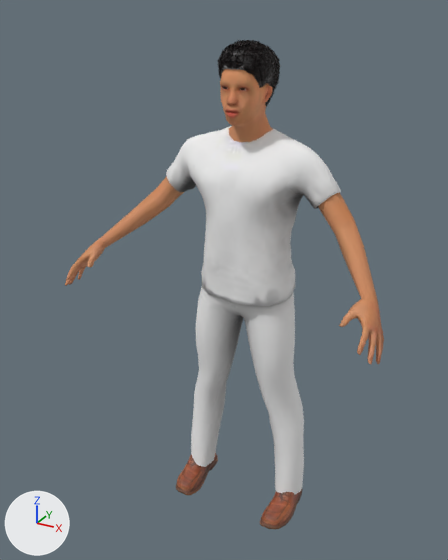
A saved change to the glTF model apps/web/public/sinverse-cricket/athletes/athlete-05-lo.glb.
Both versions are drawn from a 50 mm lens placed at (0.969, -1.971, 1.941), pointed at (-0.044, -0.129, 1.02). Arrows for +X, +Y and +Z are at lower left; the lights stay in place. The first picture is the older version. Vertices at exactly the same position are counted once.

Script lines for the objects in view, before the commit:
```python
ob_athlete_05_afro01 = bpy.data.objects.new('athlete-05.afro01', me_afro01)
ob_athlete_05_afro01.location = (0.0, 0.0, 0.0)
ob_athlete_05_athlete_05_male1591 = bpy.data.objects.new('athlete-05.athlete-05.male1591', me_male1591)
ob_athlete_05_athlete_05_male1591.location = (0.0, 0.0, 0.0)
ob_athlete_05_male_casualsuit06 = bpy.data.objects.new('athlete-05.male_casualsuit06', me_male_casualsuit06)
ob_athlete_05_male_casualsuit06.location = (0.0, 0.0, 0.0)
ob_athlete_05_shoes01 = bpy.data.objects.new('athlete-05.shoes01', me_shoes01)
ob_athlete_05_shoes01.location = (0.0, 0.0, 0.0)
```
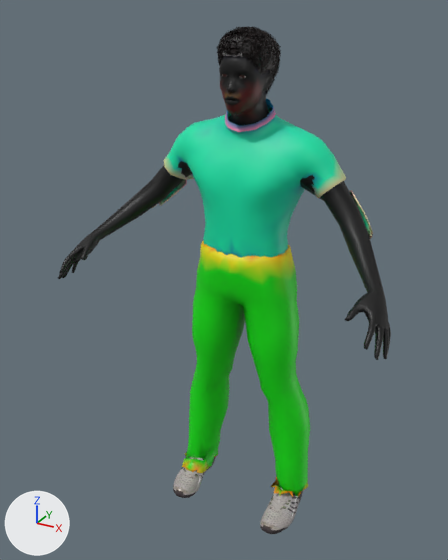
Where the change shows, as pixel boxes (x1, y1, x2, y2) in the pictures (448 x 560 px):
'athlete-05.male_casualsuit06', deleted: before (166, 126, 341, 494)
'kit-trousers', added (green): after (182, 240, 310, 498)
'kit-shirt', added (green): after (152, 99, 373, 258)
'athlete-05.athlete-05.male1591', surface changed, reshaped: before (65, 69, 384, 364); after (58, 56, 391, 360)
'athlete-05.afro01', reshaped: before (218, 40, 280, 107); after (216, 26, 281, 96)
'athlete-05.shoes01', reshaped, recoloured: before (176, 453, 302, 529); after (173, 457, 303, 534)
part 1 of me_afro01, rebuilt: before (221, 45, 278, 105); after (220, 34, 279, 91)
part 2 of me_afro01, rebuilt: before (220, 47, 279, 89); after (220, 31, 280, 72)
part 3 of me_afro01, deleted: before (218, 40, 280, 106)
part 4 of me_afro01, built on: before (256, 50, 276, 107); after (216, 26, 281, 96)
part 5 of me_male1591, rebuilt: before (220, 69, 273, 142); after (219, 56, 273, 126)
part 6 of me_male1591, rebuilt: before (318, 193, 384, 364); after (300, 175, 391, 360)
part 7 of me_male1591, rebuilt: before (65, 176, 184, 286); after (58, 161, 192, 279)
part 8 of me_shoes01, rebuilt: before (260, 489, 302, 529); after (260, 487, 303, 534)
part 9 of me_shoes01, rebuilt: before (176, 453, 218, 495); after (173, 457, 216, 498)

The change, as a list of edits to the scene's bpy script:
```text
Change mat_athlete_05_body:
    where n0 = _N.new('ShaderNodeBsdfPrincipled'); n0.name = 'Principled BSDF'
    remove n0.inputs[2].default_value = 0.7  # 'Roughness'
    add n3 = _N.new('ShaderNodeMix'); n3.name = 'Mix'
    add n3.data_type = 'RGBA'
    add n3.blend_type = 'MULTIPLY'
    add n3.inputs[0].default_value = 1.0  # 'Factor'
    add n4 = _N.new('ShaderNodeVertexColor'); n4.name = 'Color Attribute'
    where n2 = _N.new('ShaderNodeTexImage'); n2.name = 'Image Texture'
    n2.image: img_young_lightskinned_male_diffuse_bronze -> img_young_darkskinned_male_diffuse
    remove _L.new(n2.outputs[0], n0.inputs[0])  # 'Color' to 'Base Color'
    add _L.new(n3.outputs[2], n0.inputs[0])  # 'Result' to 'Base Color'
    add _L.new(n4.outputs[0], n3.inputs[7])  # 'Color' to 'B'
    add _L.new(n2.outputs[0], n3.inputs[6])  # 'Color' to 'A'
Change mat_kit:
    where n0 = _N.new('ShaderNodeBsdfPrincipled'); n0.name = 'Principled BSDF'
    remove n0.inputs[2].default_value = 0.804  # 'Roughness'
    remove n2 = _N.new('ShaderNodeTexImage'); n2.name = 'Image Texture'
    remove n2.image = img_male_casualsuit06_ao
    add n3 = _N.new('ShaderNodeMix'); n3.name = 'Mix'
    add n3.data_type = 'RGBA'
    add n3.blend_type = 'MULTIPLY'
    add n3.inputs[0].default_value = 1.0  # 'Factor'
    add n3.inputs[7].default_value = (0.8, 0.8, 0.8, 1.0)  # 'B', white #e7e7e7
    add n4 = _N.new('ShaderNodeVertexColor'); n4.name = 'Color Attribute'
    remove _L.new(n2.outputs[0], n0.inputs[0])  # 'Color' to 'Base Color'
    add _L.new(n3.outputs[2], n0.inputs[0])  # 'Result' to 'Base Color'
    add _L.new(n4.outputs[0], n3.inputs[6])  # 'Color' to 'A'
Change me_afro01:
    remove me_afro01.from_pydata(...)  # 1555 vertices, 985 faces; spans x -0.1..0.1, y -0.161..0.089, z 1.625..1.848
    add me_afro01.from_pydata(...)  # 1558 vertices, 985 faces; spans x -0.103..0.103, y -0.165..0.086, z 1.666..1.888
    me_afro01 part 1: the loose piece of 100 vertices spanning x -0.09..0.09, y -0.147..0.08, z 1.633..1.831 is rebuilt with 100 vertices and now spans x -0.092..0.094, y -0.151..0.077, z 1.672..1.873
    me_afro01 part 2: the loose piece of 97 vertices spanning x -0.094..0.094, y -0.15..0.083, z 1.631..1.834 is rebuilt with 100 vertices and now spans x -0.097..0.097, y -0.154..0.08, z 1.671..1.875
    me_afro01 part 3: 301 loose pieces with 1202 vertices, spanning x -0.1..0.1, y -0.161..0.089, z 1.625..1.848, are deleted
    me_afro01 part 4: 68 vertices removed from x 0.0..0.096, y -0.143..0.087, z 1.627..1.814; 1270 vertices added at x -0.103..0.103, y -0.165..0.086, z 1.666..1.888
    other edits to the shape of me_afro01 do not show in these pictures
Change me_male1591:
    remove me_male1591.from_pydata(...)  # 1155 vertices, 2228 faces; spans x -0.606..0.606, y -0.407..0.052, z 0.965..1.817
    add me_male1591.from_pydata(...)  # 1267 vertices, 2388 faces; spans x -0.627..0.627, y -0.417..0.064, z 0.209..1.857
    me_male1591 part 5: the loose piece of 513 vertices spanning x -0.138..0.138, y -0.172..0.052, z 1.48..1.817 is rebuilt with 519 vertices and now spans x -0.146..0.146, y -0.177..0.056, z 1.498..1.857
    me_male1591 part 6: the loose piece of 296 vertices spanning x 0.273..0.606, y -0.407..0.031, z 0.965..1.378 is rebuilt with 304 vertices and now spans x 0.196..0.627, y -0.417..0.044, z 0.991..1.507
    me_male1591 part 7: the loose piece of 296 vertices spanning x -0.606..-0.273, y -0.407..0.031, z 0.965..1.378 is rebuilt with 304 vertices and now spans x -0.627..-0.196, y -0.417..0.044, z 0.991..1.507
    other edits to the shape of me_male1591 do not show in these pictures
Change me_shoes01:
    remove me_shoes01.from_pydata(...)  # 553 vertices, 995 faces; spans x -0.268..0.267, y -0.221..0.06, z -0.003..0.227
    remove me_shoes01.materials.append(mat_athlete_05_shoes01)  # picture img_shoes01_diffuse
    add me_shoes01.from_pydata(...)  # 512 vertices, 918 faces; spans x -0.279..0.279, y -0.237..0.058, z -0.019..0.235
    me_shoes01 part 8: the loose piece of 193 vertices spanning x 0.156..0.267, y -0.22..0.06, z -0.003..0.112 is rebuilt with 179 vertices and now spans x 0.158..0.279, y -0.237..0.058, z -0.019..0.105, in mat_athlete_05_shoes05 (picture img_shoes05_diffuse)
    me_shoes01 part 9: the loose piece of 192 vertices spanning x -0.268..-0.155, y -0.221..0.06, z -0.003..0.112 is rebuilt with 175 vertices and now spans x -0.279..-0.159, y -0.236..0.058, z -0.019..0.105, in mat_athlete_05_shoes05 (picture img_shoes05_diffuse)
    other edits to the shape of me_shoes01 do not show in these pictures
    add me_shoes01.materials.append(mat_athlete_05_shoes05)  # picture img_shoes05_diffuse
Remove ob_athlete_05_male_casualsuit06:
    ob_athlete_05_male_casualsuit06 = bpy.data.objects.new('athlete-05.male_casualsuit06', me_male_casualsuit06)
Add ob_kit_trousers:
    ob_kit_trousers = bpy.data.objects.new('kit-trousers', me_base_003)  # 683 vertices, 1280 faces; spans x -0.293..0.289, y -0.167..0.121, z 0.036..1.147
    ob_kit_trousers.location = (0.0, 0.0, 0.0)
Add ob_kit_shirt:
    ob_kit_shirt = bpy.data.objects.new('kit-shirt', me_base_002)  # 756 vertices, 1391 faces; spans x -0.467..0.467, y -0.165..0.105, z 1.07..1.66
    ob_kit_shirt.location = (0.0, 0.0, 0.0)
```
